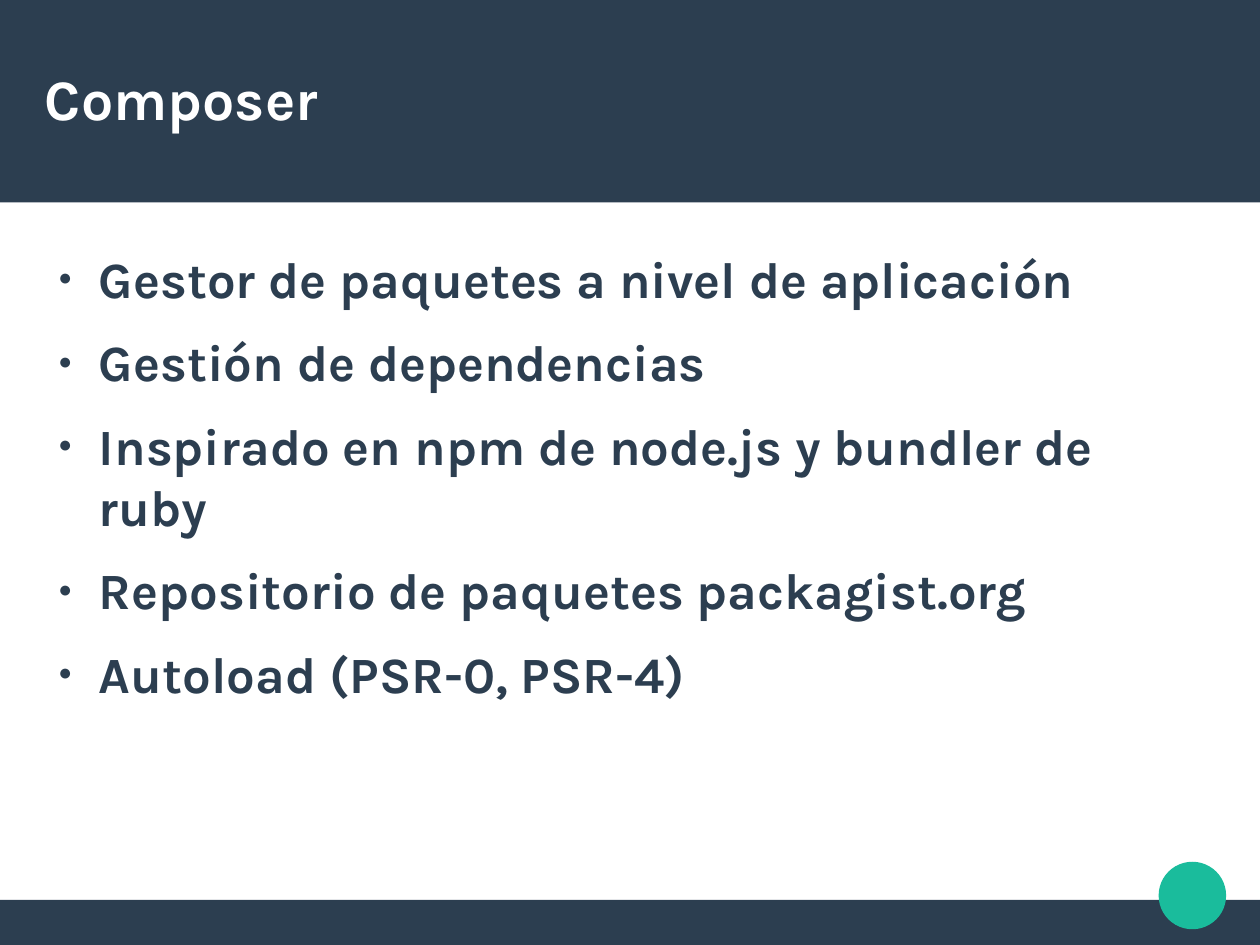
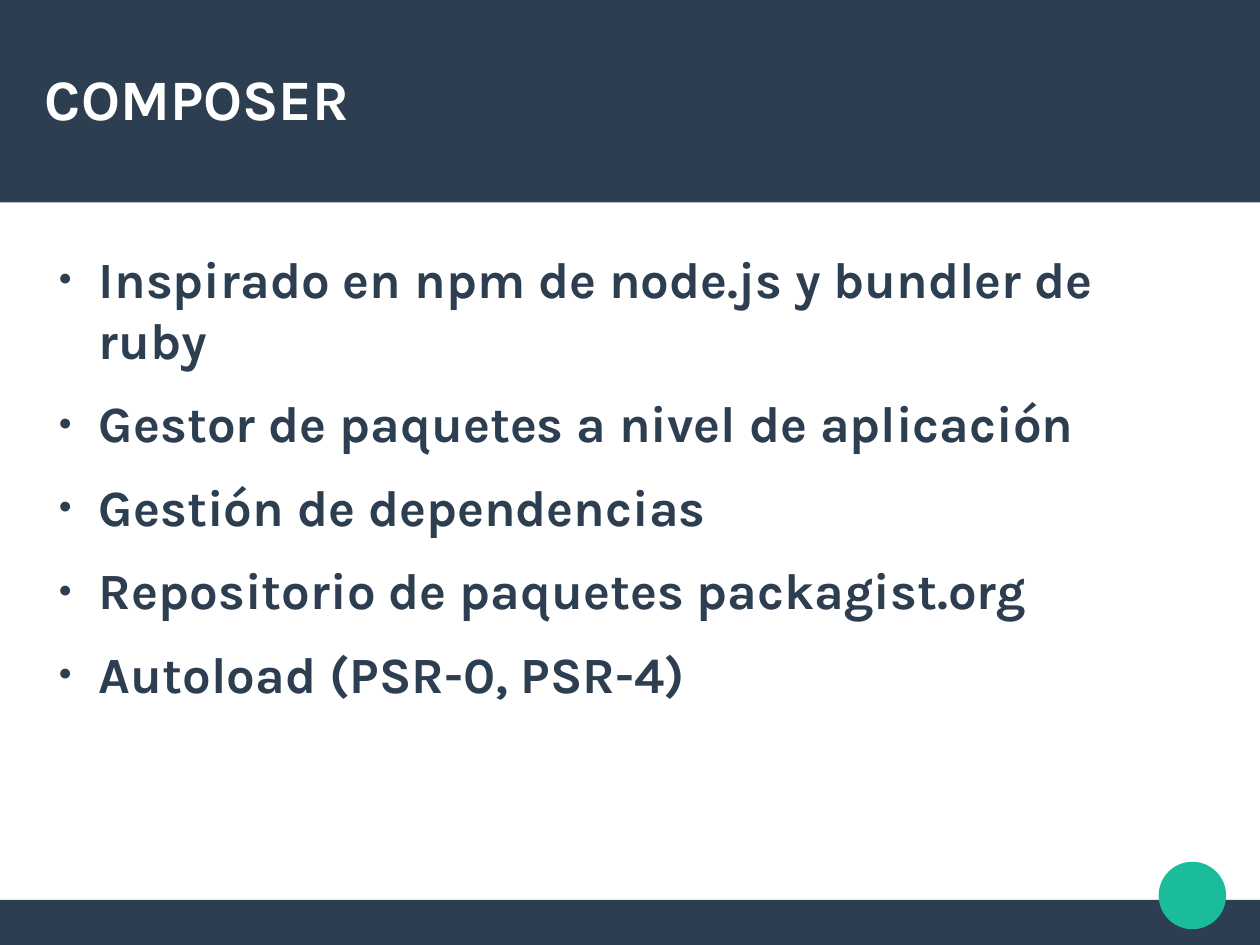
Before and after one commit to iribarren/composer_demo, a slide deck: slide 4 of composer2.odp. Drawn at 1260x945 pixels with LibreOffice and Linux fonts; fonts in the diff are those of the drawing. Boxes give left, top, right and bottom in pixels: in the first picture for what was removed or moved away, otherwise in the second. Text is boxed around its words. In the diff, an @@ line names an element or a change of style, - is before the commit and + after.

```diff
--- a/composer2.odp
+++ b/composer2.odp
@@ title at [45,82,349,121]: text changed @@
-Composer
+COMPOSER
@@ text at [99,262,1093,371]: paragraph added @@
+● Inspirado en npm de node.js y bundler de ruby
@@ text at [99,429,1093,538]: paragraph removed @@
-● Inspirado en npm de node.js y bundler de ruby
```
Also in this commit, not shown: 6 other slides changed, 3 slides added, 1 other file.
